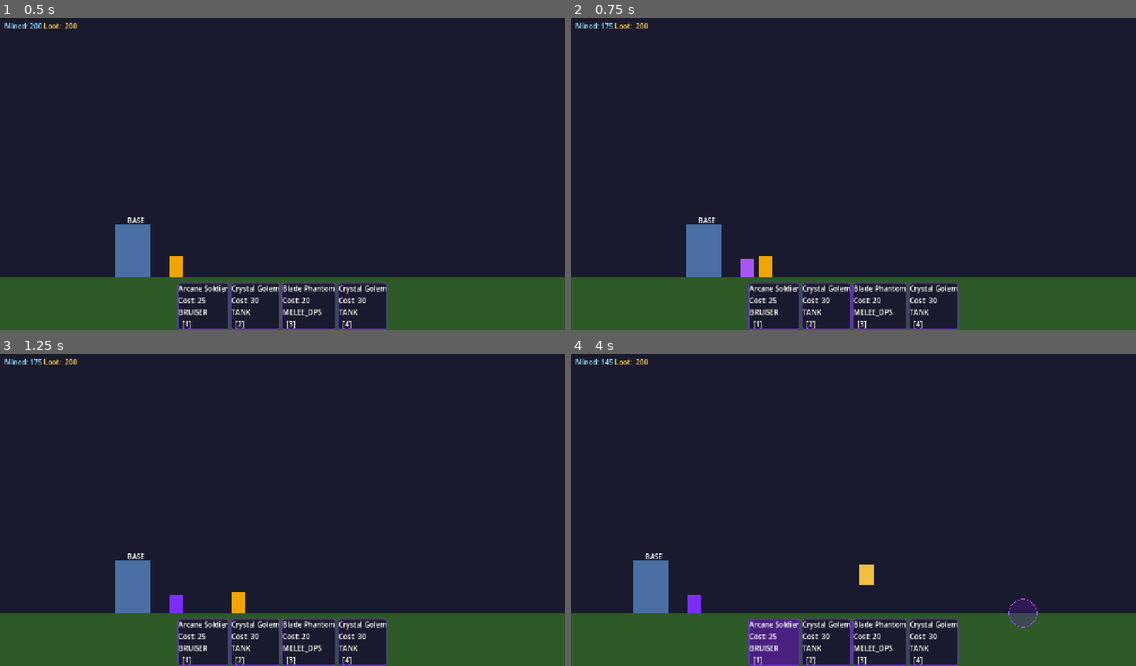
Above: before the commit, frames 1-4 (two rows, left to right).
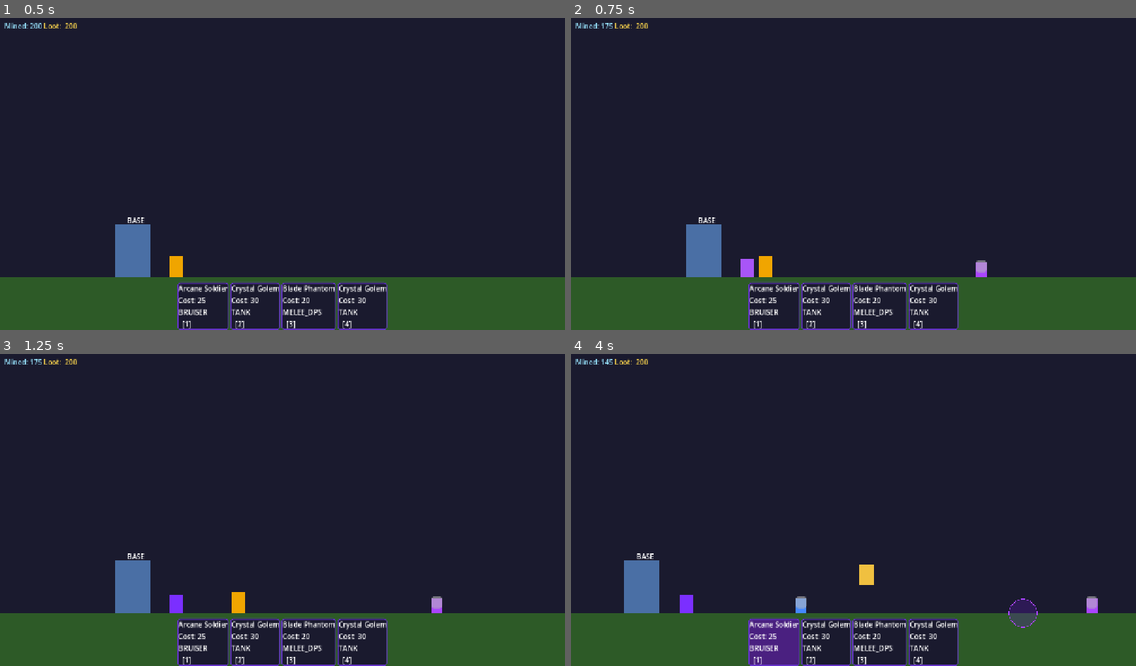
Above: after the commit, the same moments.

Repository: Saebeas/Simplespire
Game: Godot game, scene res://levels/main_game.tscn
The game is run twice, just before and just after one commit, with the same random seed, the same clock (stepped at 60 frames per second) and the same inputs.
Inputs (mouse positions are in pixels of both pictures, inside the frame that each line leads up to):
- Up to frame 1 (0.5 s): no input
- Up to frame 2 (0.75 s): tap Enter at 0.5 s; move the mouse to (977, 155) at 0.52 s; hold D (move_right) from 0.53 s (still down); tap 1 at 0.6 s; click (977, 155) at 0.67 s
- Up to frame 3 (1.25 s): keep holding D (move_right); tap W (move_up) at 0.77 s
- Up to frame 4 (4 s): move the mouse to (740, 522) at 1.27 s; tap 2 at 1.35 s; tap W (move_up) at 1.52, 3.02, 3.77 s; move the mouse to (910, 438) at 2.02 s; release D (move_right) at 2.03 s; hold A (move_left) 2.03-2.78 s; tap 3 at 2.1 s; move the mouse to (825, 572) at 2.77 s; hold D (move_right) from 2.78 s (still down); tap 4 at 2.85 s; click (825, 572) at 2.92 s; move the mouse to (1023, 553) at 3.52 s; tap 1 at 3.6 s

Frame 1 is identical in both runs. In frame 2, 0.1% of the frame differs, in the area x 71-74%, y 77-84%; in frame 3, 0.1%; in frame 4, 1.0%, in the area x 9-94%, y 63-84%.

Commit message:
Added Minion Spawning

Diff:
--- /dev/null
+++ b/entities/enemy_creep.gd
@@ -0,0 +1,102 @@
+# res://entities/enemy_creep.gd
+class_name EnemyCreep
+extends CharacterBody2D
+
+var max_hp: float = 40.0
+var hp: float = 40.0
+var dps: float = 10.0
+var move_speed: float = 120.0
+var loot_amount: int = 15
+
+const GRAVITY: float = 980.0
+const MELEE_RANGE: float = 40.0
+const ATTACK_INTERVAL: float = 1.0
+
+var _attack_timer: float = 0.0
+var _current_target: Node = null
+
+@onready var visual: ColorRect       = $Visual
+@onready var health_bar: ProgressBar = $HealthBar
+
+
+func setup(creep_hp: float, creep_dps: float, creep_speed: float, loot: int) -> void:
+	max_hp      = creep_hp
+	hp          = max_hp
+	dps         = creep_dps
+	move_speed  = creep_speed
+	loot_amount = loot
+	health_bar.value = 1.0
+	add_to_group("enemy_creeps")
+	EventBus.unit_spawned.emit(self, "enemy_creep")
+	print("[EnemyCreep] Spawned | HP:%.0f DPS:%.1f SPD:%.0f Loot:%d" \
+		% [max_hp, dps, move_speed, loot_amount])
+
+
+func _physics_process(delta: float) -> void:
+	if not GameManager.is_playing():
+		return
+
+	if not is_on_floor():
+		velocity.y += GRAVITY * delta
+	else:
+		velocity.y = 0.0
+
+	_attack_timer += delta
+	_current_target = _find_nearest_target()
+
+	if _current_target != null:
+		velocity.x = 0.0
+		if _attack_timer >= ATTACK_INTERVAL:
+			_attack_timer = 0.0
+			_do_attack()
+	else:
+		velocity.x = -move_speed
+
+	move_and_slide()
+
+	if global_position.x <= 320.0:
+		_damage_base()
+
+
+func _find_nearest_target() -> Node:
+	var nearest: Node = null
+	var nearest_dist: float = MELEE_RANGE
+	for minion in get_tree().get_nodes_in_group("player_minions"):
+		if not is_instance_valid(minion):
+			continue
+		var dist: float = abs(global_position.x - minion.global_position.x)
+		if dist < nearest_dist:
+			nearest_dist = dist
+			nearest = minion
+	return nearest
+
+
+func _do_attack() -> void:
+	if not is_instance_valid(_current_target):
+		_current_target = null
+		return
+	if _current_target.has_method("take_damage"):
+		_current_target.take_damage(dps)
+
+
+func take_damage(amount: float) -> void:
+	hp = max(0.0, hp - amount)
+	health_bar.value = hp / max_hp
+	if hp <= 0.0:
+		_die()
+
+
+func _die() -> void:
+	EventBus.unit_died.emit(self, null)
+	ResourceManager.add_loot(loot_amount)
+	EventBus.loot_dropped.emit(loot_amount, global_position)
+	print("[EnemyCreep] Died | +%d Loot" % loot_amount)
+	queue_free()
+
+
+func _damage_base() -> void:
+	var base := get_tree().get_first_node_in_group("player_base")
+	if base != null and base.has_method("take_damage"):
+		base.take_damage(10)
+	print("[EnemyCreep] Reached player base!")
+	queue_free()
--- /dev/null
+++ b/entities/minions/minion.gd
@@ -0,0 +1,68 @@
+# res://entities/minions/minion.gd
+class_name Minion
+extends CharacterBody2D
+
+var display_name: String = ""
+var max_hp: float = 100.0
+var hp: float = 100.0
+var dps: float = 10.0
+var attack_range: float = 0.0
+var move_speed: float = 120.0
+var boss_damage_multiplier: float = 1.0
+var role: int = 0
+
+const GRAVITY: float = 980.0
+
+@onready var visual: ColorRect   = $Visual
+@onready var health_bar: ProgressBar = $HealthBar
+
+
+func setup(card: CardResource) -> void:
+	display_name          = card.display_name
+	max_hp                = float(card.hp)
+	hp                    = max_hp
+	dps                   = card.dps
+	attack_range          = card.attack_range
+	move_speed            = card.move_speed
+	boss_damage_multiplier = card.boss_damage_multiplier
+	role                  = card.role
+	_apply_role_color()
+	health_bar.value = 1.0
+	add_to_group("player_minions")
+	EventBus.unit_spawned.emit(self, display_name)
+	print("[Minion] Spawned: %s | HP:%.0f DPS:%.1f SPD:%.0f" \
+		% [display_name, max_hp, dps, move_speed])
+
+
+func _physics_process(delta: float) -> void:
+	if not GameManager.is_playing():
+		return
+	if not is_on_floor():
+		velocity.y += GRAVITY * delta
+	else:
+		velocity.y = 0.0
+	velocity.x = move_speed
+	move_and_slide()
+
+
+func take_damage(amount: float) -> void:
+	hp = max(0.0, hp - amount)
+	health_bar.value = hp / max_hp
+	if hp <= 0.0:
+		_die()
+
+
+func _die() -> void:
+	EventBus.unit_died.emit(self, null)
+	print("[Minion] %s died" % display_name)
+	queue_free()
+
+
+func _apply_role_color() -> void:
+	match role:
+		CardResource.Role.TANK:      visual.color = Color("#4488ff")
+		CardResource.Role.MELEE_DPS: visual.color = Color("#ff4444")
+		CardResource.Role.RANGED:    visual.color = Color("#44ff88")
+		CardResource.Role.SWARM:     visual.color = Color("#ffff44")
+		CardResource.Role.SIEGE:     visual.color = Color("#ff8844")
+		CardResource.Role.BRUISER:   visual.color = Color("#aa44ff")
--- /dev/null
+++ b/entities/minions/minion.tscn
@@ -0,0 +1,27 @@
+[gd_scene format=3 uid="uid://dg4cp0qwu6y46"]
+
+[ext_resource type="Script" uid="uid://mprpwy7jdjw3" path="res://entities/minions/minion.gd" id="1_0rt21"]
+
+[sub_resource type="CapsuleShape2D" id="CapsuleShape2D_7217g"]
+height = 32.0
+
+[node name="Minion" type="CharacterBody2D" unique_id=1308204533]
+script = ExtResource("1_0rt21")
+
+[node name="CollisionShape2D" type="CollisionShape2D" parent="." unique_id=190309581]
+position = Vector2(0, -16)
+shape = SubResource("CapsuleShape2D_7217g")
+
+[node name="Visual" type="ColorRect" parent="." unique_id=675072100]
+offset_left = -12.0
+offset_top = -32.0
+offset_right = 12.0
+
+[node name="HealthBar" type="ProgressBar" parent="." unique_id=1946959343]
+offset_left = -12.0
+offset_top = -38.0
+offset_right = 12.0
+offset_bottom = -11.0
+max_value = 1.0
+value = 1.0
+show_percentage = false
--- /dev/null
+++ b/entities/minions/minion_spawner.gd
@@ -0,0 +1,23 @@
+# res://entities/minions/minion_spawner.gd
+extends Node
+
+const MINION_SCENE := preload("res://entities/minions/minion.tscn")
+const SWARM_SPREAD: float = 20.0
+
+@onready var units_container: Node2D = get_tree().get_first_node_in_group("units_container")
+
+
+func _ready() -> void:
+	EventBus.minion_played.connect(_on_minion_played)
+
+
+func _on_minion_played(card: CardResource, position: Vector2, _mode: int) -> void:
+	var count: int = card.spawn_count
+	for i in range(count):
+		var minion: Minion = MINION_SCENE.instantiate()
+		var spawn_pos := position
+		if count > 1:
+			spawn_pos.x += i * SWARM_SPREAD
+		minion.global_position = spawn_pos
+		units_container.add_child(minion)
+		minion.setup(card)
--- a/levels/main_game.tscn
+++ b/levels/main_game.tscn
@@ -7,6 +7,7 @@
 [ext_resource type="PackedScene" uid="uid://c1a7dvfkakrgl" path="res://ui/hud.tscn" id="5_61a2o"]
 [ext_resource type="PackedScene" uid="uid://cj0ams328yt80" path="res://ui/card_hand_ui.tscn" id="6_d7clk"]
 [ext_resource type="PackedScene" uid="uid://c6ii3xncg3r7f" path="res://ui/summon_reticle.tscn" id="7_be87d"]
+[ext_resource type="Script" uid="uid://c3l0on6id24ee" path="res://entities/minions/minion_spawner.gd" id="8_o5002"]
 
 [sub_resource type="RectangleShape2D" id="RectangleShape2D_n45wb"]
 size = Vector2(9200, 64)
@@ -57,7 +58,7 @@
 [node name="CrystalNode" parent="World/CrystalNodes" unique_id=834221811 instance=ExtResource("3_48shk")]
 position = Vector2(400, 600)
 
-[node name="Units" type="Node2D" parent="World" unique_id=348663371]
+[node name="Units" type="Node2D" parent="World" unique_id=348663371 groups=["units_container"]]
 unique_name_in_owner = true
 
 [node name="Miners" type="Node2D" parent="World" unique_id=1043270985]
@@ -84,3 +85,6 @@
 alignment = 1
 
 [node name="SummonReticle" parent="." unique_id=1044893941 instance=ExtResource("7_be87d")]
+
+[node name="MinionSpawner" type="Node" parent="." unique_id=1487914230]
+script = ExtResource("8_o5002")
Not shown, added: entities/enemy_creep.gd.uid
Not shown, added: entities/minions/minion.gd.uid
Not shown, added: entities/minions/minion_spawner.gd.uid
